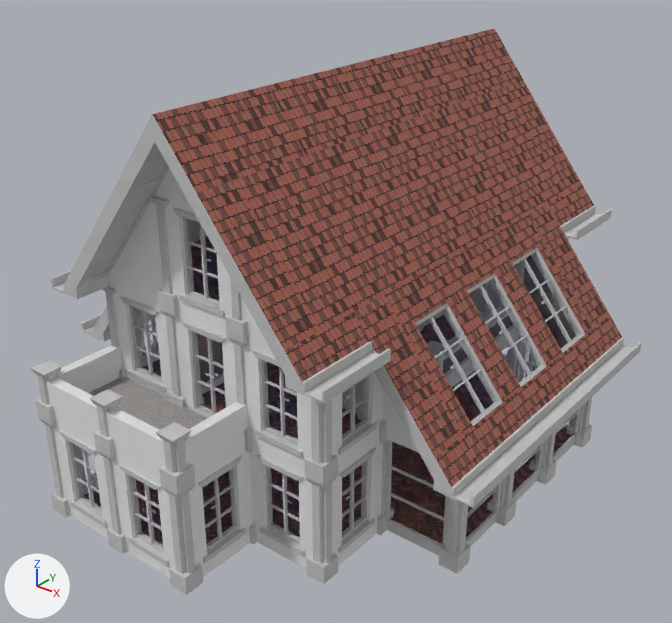
The COLLADA model AR House/art.scnassets/Dreamhome Example 1.dae: old version first, new version second.
Both versions are drawn from a 50 mm camera at (30.9, -19.5, 27.1) aimed at (4.9, 12.9, 7.0). Lighting does not change. The marker at lower left points along +X, +Y and +Z. Where no turn or scale is listed for an object, it has been applied to the vertices.

The older version as bpy lines, for what is in view:
```python
ob_id1196_004 = bpy.data.objects.new('ID1196.004', me_id1196)
ob_id1196_004.parent = ob_component_50_004
ob_id1196_004.location = (0.0, 0.0, 0.0)
ob_id1196_005 = bpy.data.objects.new('ID1196.005', me_id1196)
ob_id1196_005.parent = ob_component_50_005
ob_id1196_005.location = (0.0, 0.0, 0.0)
ob_id1196_006 = bpy.data.objects.new('ID1196.006', me_id1196)
ob_id1196_006.parent = ob_component_50_006
ob_id1196_006.location = (0.0, 0.0, 0.0)
ob_id332_002 = bpy.data.objects.new('ID332.002', me_id332)
ob_id332_002.parent = ob_component_40_002
ob_id332_002.location = (0.0, 0.0, 0.0)
ob_id332_005 = bpy.data.objects.new('ID332.005', me_id332)
ob_id332_005.parent = ob_component_40_005
ob_id332_005.location = (0.0, 0.0, 0.0)
ob_id332_018 = bpy.data.objects.new('ID332.018', me_id332)
ob_id332_018.parent = ob_component_40_018
ob_id332_018.location = (0.0, 0.0, 0.0)
ob_id332_023 = bpy.data.objects.new('ID332.023', me_id332)
ob_id332_023.parent = ob_component_40_023
ob_id332_023.location = (0.0, 0.0, 0.0)
ob_id581 = bpy.data.objects.new('ID581', me_id581)
ob_id581.parent = ob_component_16
ob_id581.location = (0.0, 0.0, 0.0)
ob_id945_002 = bpy.data.objects.new('ID945.002', me_id945)
ob_id945_002.parent = ob_component_27_002
ob_id945_002.location = (0.0, 0.0, 0.0)
# also in view: 'ID1379.003' at (7.3, 2.0, 6.0); 'ID1667' at (11.7, 4.0, 11.0); 'ID1292.006' at (9.3, 14.0, 14.0); 'ID332' at (1.3, 0.0, 2.8); 'ID303.006' at (11.3, 6.0, 2.8)
```
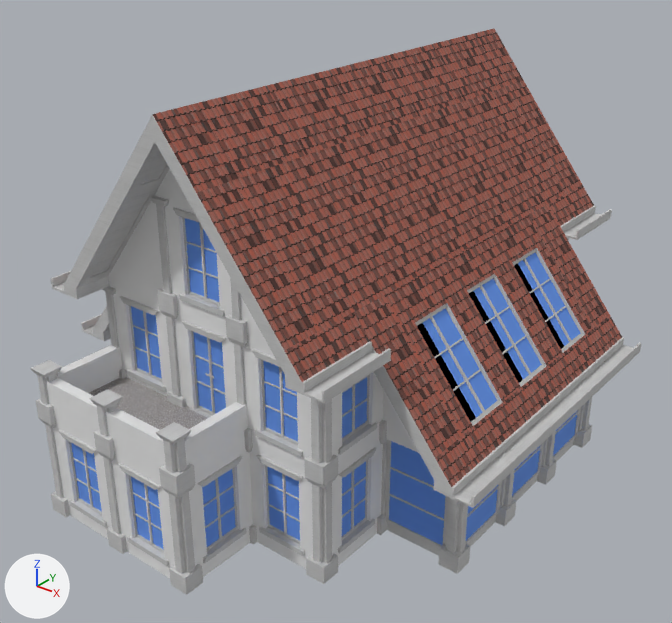
Edits to the scene script, one JSON object a line:
```json
{"op": "set", "path": "mat_translucent_glass_blue.alpha", "old": "0.0175", "new": "1.0"}
```

Location of each change, (x1, y1, x2, y2) in pixels of the pictures (672 x 623 px):
```json
{"object": "ID581", "change": "surface changed", "before": [389, 441, 446, 545], "after": [389, 441, 446, 545], "on screen": "brown to blue"}
{"object": "ID1196.004", "change": "surface changed", "before": [417, 308, 497, 422], "after": [417, 308, 497, 422], "on screen": "grey to blue"}
{"object": "ID1196.006", "change": "surface changed", "before": [469, 279, 542, 383], "after": [469, 279, 542, 383], "on screen": "grey to blue"}
{"object": "ID1196.005", "change": "surface changed", "before": [514, 253, 580, 349], "after": [514, 253, 580, 349], "on screen": "grey to blue"}
{"object": "ID332.023", "change": "surface changed", "before": [185, 218, 219, 302], "after": [185, 218, 219, 302], "on screen": "grey to blue"}
{"object": "ID332.018", "change": "surface changed", "before": [263, 360, 298, 442], "after": [263, 360, 298, 442], "on screen": "grey to blue"}
{"object": "ID332.002", "change": "surface changed", "before": [202, 469, 236, 547], "after": [202, 469, 236, 547]}
{"object": "ID332.005", "change": "surface changed", "before": [268, 467, 300, 540], "after": [268, 467, 300, 540], "on screen": "grey to blue"}
{"object": "ID332.021", "change": "surface changed", "before": [131, 306, 162, 379], "after": [131, 306, 162, 379], "on screen": "grey to blue"}
{"object": "ID332.001", "change": "surface changed", "before": [131, 477, 164, 550], "after": [131, 477, 164, 550], "on screen": "grey to blue"}
{"object": "ID332.006", "change": "surface changed", "before": [342, 461, 366, 536], "after": [342, 461, 366, 536]}
{"object": "ID332", "change": "surface changed", "before": [71, 443, 102, 512], "after": [71, 443, 102, 512], "on screen": "grey to blue"}
{"object": "ID332.019", "change": "surface changed", "before": [342, 377, 367, 438], "after": [342, 377, 367, 438], "on screen": "grey to blue"}
{"object": "ID722.003", "change": "surface changed", "before": [193, 332, 212, 411], "after": [193, 332, 212, 411], "on screen": "grey to blue"}
{"object": "ID728.002", "change": "surface changed", "before": [210, 339, 226, 413], "after": [210, 339, 226, 413], "on screen": "grey to blue"}
{"object": "ID581.004", "change": "surface changed", "before": [465, 485, 498, 541], "after": [465, 485, 498, 541]}
{"object": "ID581.003", "change": "surface changed", "before": [512, 446, 540, 495], "after": [512, 446, 540, 495]}
{"object": "ID581.002", "change": "surface changed", "before": [553, 410, 578, 455], "after": [553, 410, 578, 455]}
```
